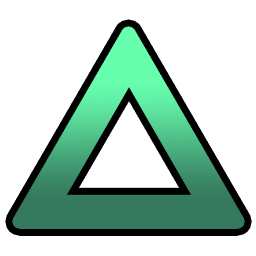
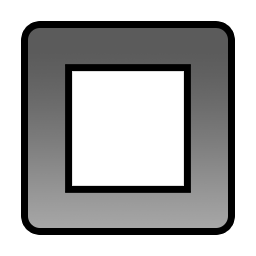
Before/after of a (256, 256) layered artwork. What changed in the layer stack:
hid group "Triangle" (4 layers) over (x1=5, y1=19, x2=252, y2=236)
added group "Square_Empty" with 2 layers above "Background" over (x1=5, y1=19, x2=252, y2=236)
added layer "Layer 5 copy 3" in group "Square_Empty" over (x1=5, y1=19, x2=252, y2=236)
added layer "Rectangle 1" (2nd of 2, in "Square_Empty") in group "Square_Empty" over (x1=28, y1=28, x2=228, y2=228)
